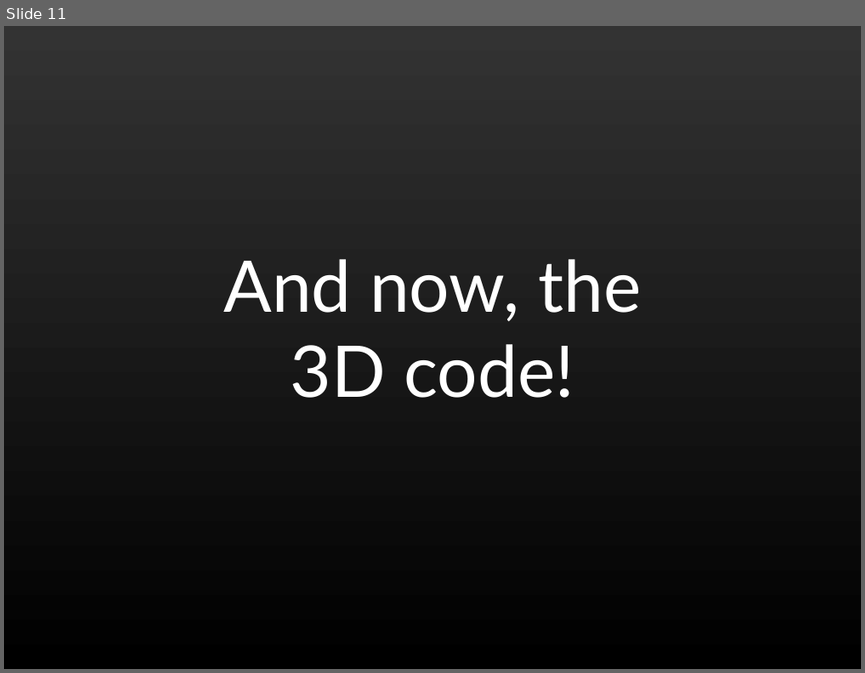
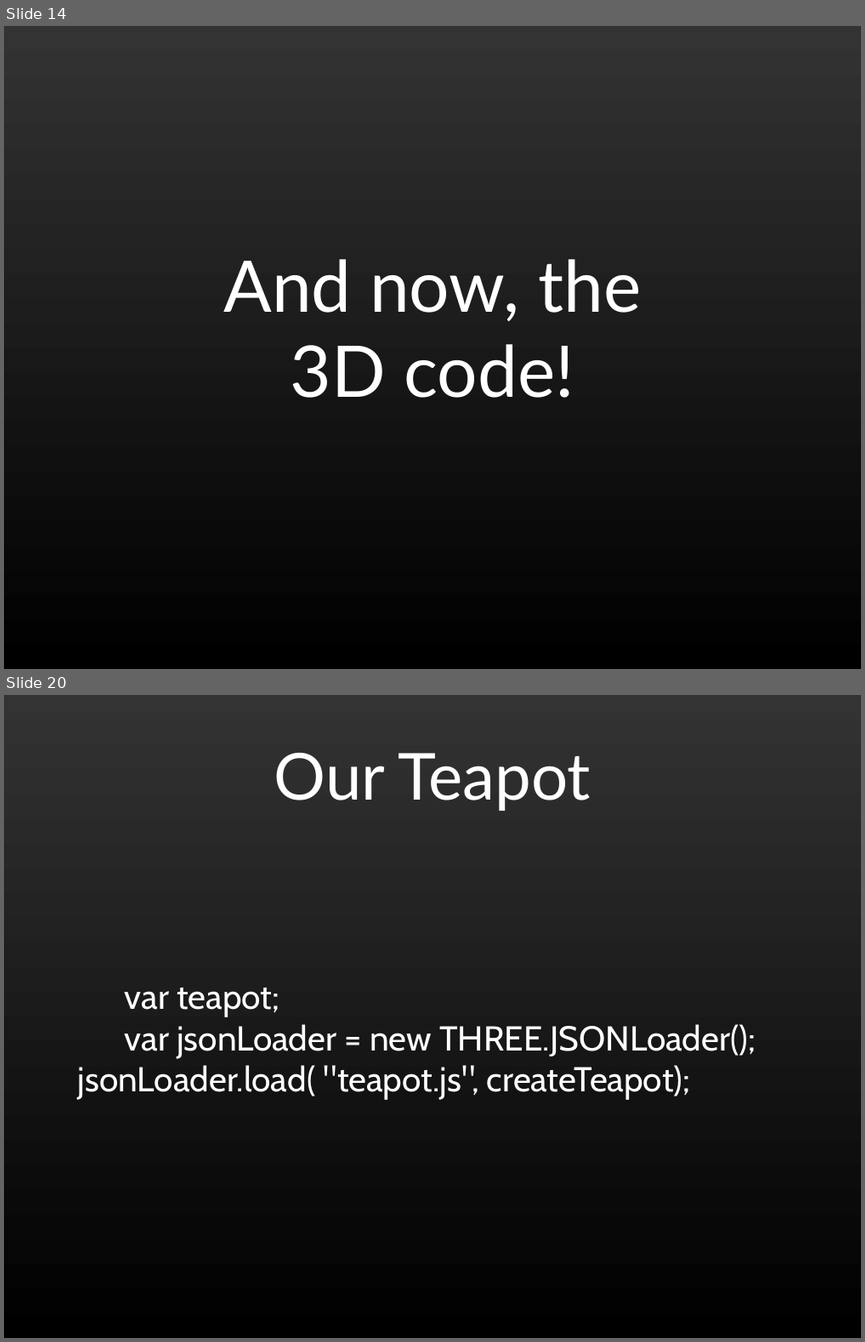
Before and after one commit to shegeek/teapots_can_fly, a slide deck: slides/teapots0.odp. Shown one above the other, each under a label of ours: slide 11 before the commit, slides 14 and 20 after it; the slides between them are not shown. The pictures are 865x673 and 865x1342 pixels, drawn with LibreOffice and Linux fonts; fonts in the diff are those of the drawing. Boxes give left, top, right and bottom in pixels: in the first picture for what was removed or moved away, otherwise in the second. Text is boxed around its words. In the diff, an @@ line names an element or a change of style, - is before the commit and + after.

```diff
--- a/slides/teapots0.odp
+++ b/slides/teapots0.odp
@@ slide 20 added at (x1=4, y1=695, x2=861, y2=1338), background gradient #333333 to #000000 @@
@@ title added at (x1=274, y1=753, x2=590, y2=811), 60 pt, text #FFFFFF @@
+Our Teapot
@@ subtitle added at (x1=78, y1=987, x2=755, y2=1100), 32 pt, text #FFFFFF @@
+var teapot;
+var jsonLoader = new THREE.JSONLoader();
+jsonLoader.load( "teapot.js", createTeapot);
@@ what was slide 11 is now slide 14 @@
```
Also in this commit, not shown: 18 other slides added.
